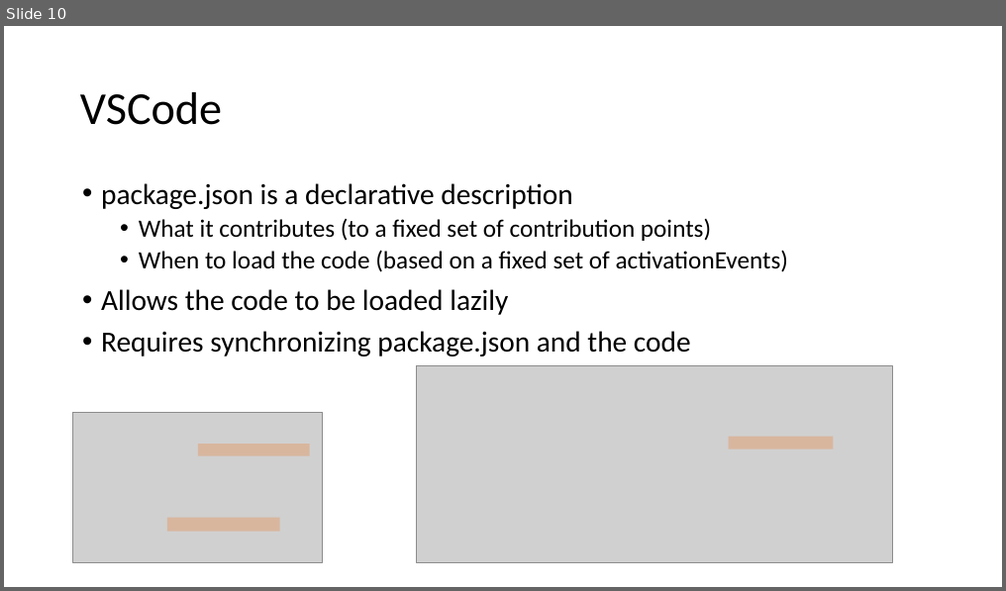
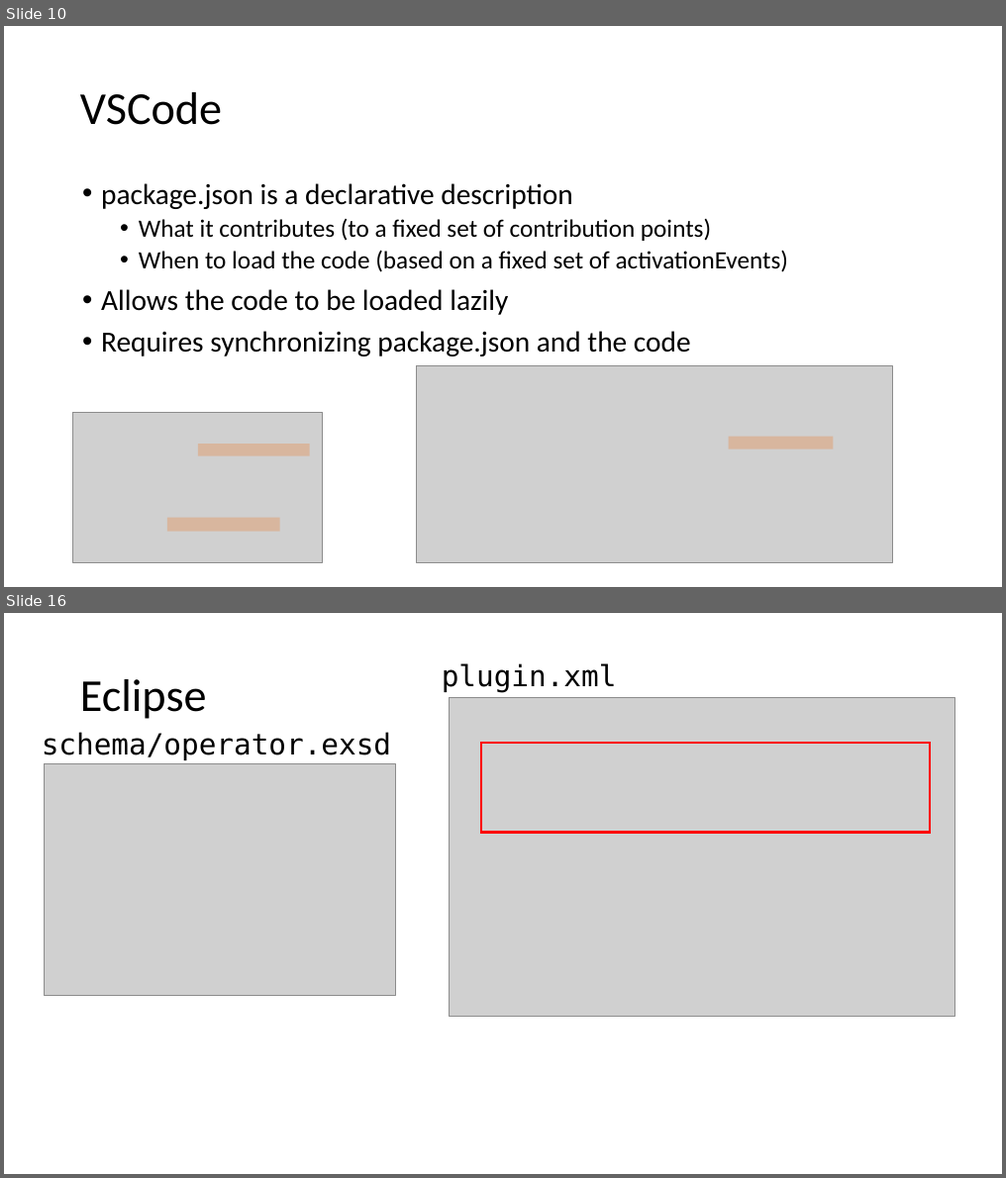
Before and after one commit to diffplug/sockets-and-plugs, a slide deck: Socket and Plugs.pptx. Shown one above the other, each under a label of ours: slide 10 before the commit, slides 10 and 16 after it; the slides between them are not shown. The pictures are 1006x591 and 1006x1178 pixels, drawn with LibreOffice and Linux fonts; fonts in the diff are those of the drawing; grey boxes stand for pictures. Boxes give left, top, right and bottom in pixels: in the first picture for what was removed or moved away, otherwise in the second. Text is boxed around its words. In the diff, an @@ line names an element or a change of style, - is before the commit and + after.

Commit message:
Eclipse example.

```diff
--- a/Socket and Plugs.pptx
+++ b/Socket and Plugs.pptx
@@ slide 16 added at <box>4,613,1002,1174</box>, background #FFFFFF @@
@@ text added at <box>442,663,617,692</box>, 28 pt, text #000000 @@
+plugin.xml
@@ title added at <box>80,679,207,719</box>, 44 pt, text #000000 @@
+Eclipse
@@ picture added at <box>449,697,954,1017</box> @@
@@ text added at <box>42,732,391,761</box>, 28 pt, text #000000 @@
+schema/operator.exsd
@@ rectangle added at <box>481,743,930,833</box>, outline #FF0000 2.25 pt @@
@@ picture added at <box>44,764,395,996</box> @@
```
Also in this commit, not shown: 1 slide changed, 18 other slides added, 4 slides removed, 19 other files.
